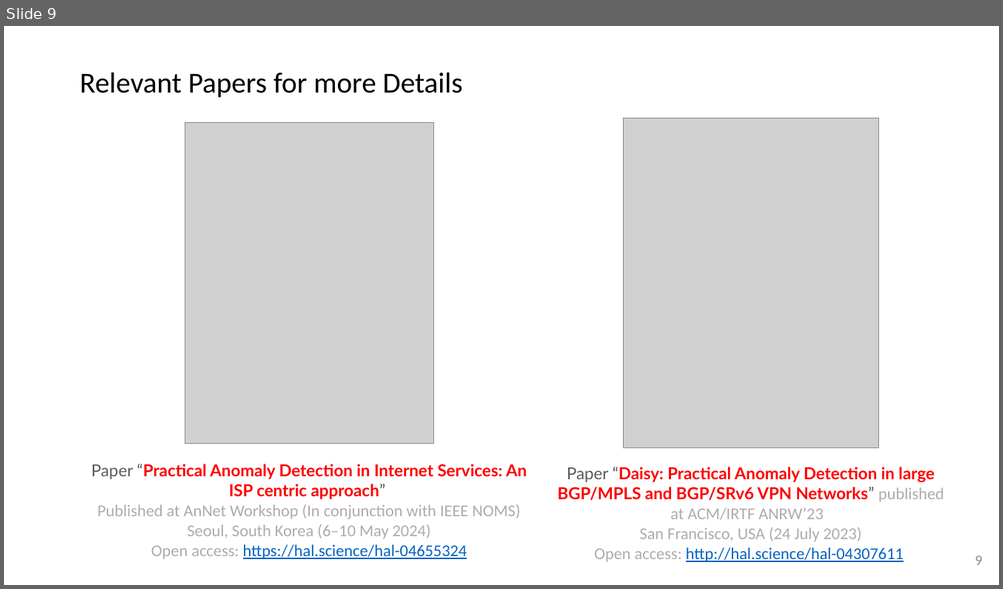
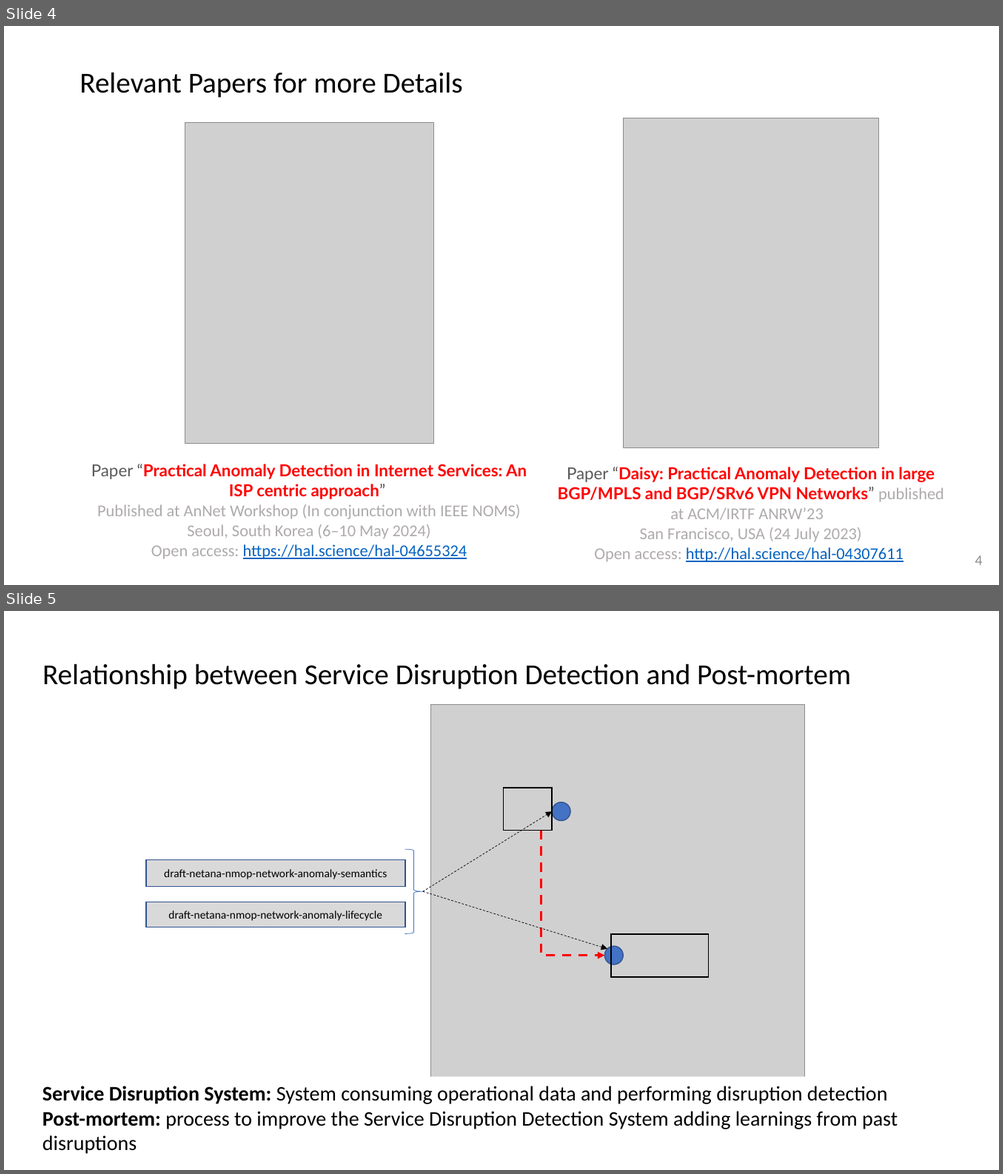
Before and after one commit to network-analytics/ietf-network-analytics-document-status, a slide deck: 121/NMOP/draft-ietf-nmop-network-anomaly-architecture-semantics-lifecycle.pptx. Shown one above the other, each under a label of ours: slide 9 before the commit, slides 4 and 5 after it. The pictures are 1003x589 and 1003x1174 pixels, drawn with LibreOffice and Linux fonts; fonts in the diff are those of the drawing; grey boxes stand for pictures. Boxes give left, top, right and bottom in pixels: in the first picture for what was removed or moved away, otherwise in the second. Text is boxed around its words. In the diff, an @@ line names an element or a change of style, - is before the commit and + after.

```diff
--- a/121/NMOP/draft-ietf-nmop-network-anomaly-architecture-semantics-lifecycle.pptx
+++ b/121/NMOP/draft-ietf-nmop-network-anomaly-architecture-semantics-lifecycle.pptx
@@ slide 5 added at (x1=4, y1=611, x2=999, y2=1170), background #FFFFFF @@
@@ title added at (x1=42, y1=664, x2=851, y2=689), 28 pt, text #000000 @@
+Relationship between Service Disruption Detection and Post-mortem
@@ picture added at (x1=431, y1=704, x2=805, y2=1113) @@
@@ rectangle added at (x1=504, y1=788, x2=552, y2=830), outline #000000 1 pt @@
@@ ellipse added at (x1=552, y1=803, x2=570, y2=821), fill #4472C4, outline #325491 1 pt @@
@@ arrow added from (423, 891) to (552, 812), #000000 0.5 pt dashed @@
@@ elbow arrow added from (541, 830) to (605, 956), #FF0000 2.25 pt dashed @@
@@ right brace added at (x1=404, y1=850, x2=423, y2=934), outline #4472C4 0.5 pt @@
@@ rectangle added at (x1=146, y1=860, x2=405, y2=887), fill #D9D9D9, outline #325491 1 pt, 11 pt, text #000000 @@
+draft-netana-nmop-network-anomaly-semantics
@@ arrow added from (423, 891) to (608, 949), #000000 0.5 pt dashed @@
@@ rectangle added at (x1=146, y1=902, x2=405, y2=927), fill #D9D9D9, outline #325491 1 pt, 11 pt, text #000000 @@
+draft-netana-nmop-network-anomaly-lifecycle
@@ rectangle added at (x1=612, y1=934, x2=709, y2=977), outline #000000 1 pt @@
@@ ellipse added at (x1=605, y1=947, x2=623, y2=965), fill #4472C4, outline #325491 1 pt @@
@@ text added at (x1=42, y1=1086, x2=897, y2=1154), 20 pt, text #000000 @@
+Service Disruption System: System consuming operational data and performing disruption detection
+Post-mortem: process to improve the Service Disruption Detection System adding learnings from past disruptions
@@ what was slide 9 is now slide 4 @@
@@ page number at (x1=975, y1=556, x2=982, y2=565): text changed @@
-9
+4
```
Also in this commit, not shown: 6 slides changed, 4 other slides added, 1 other file.
